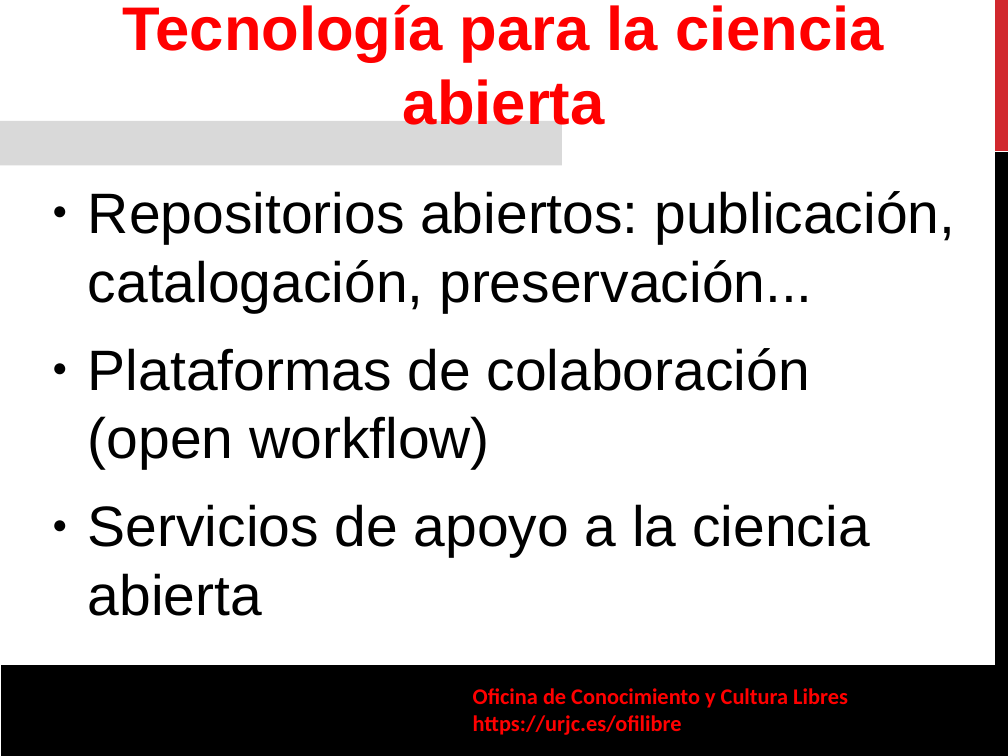
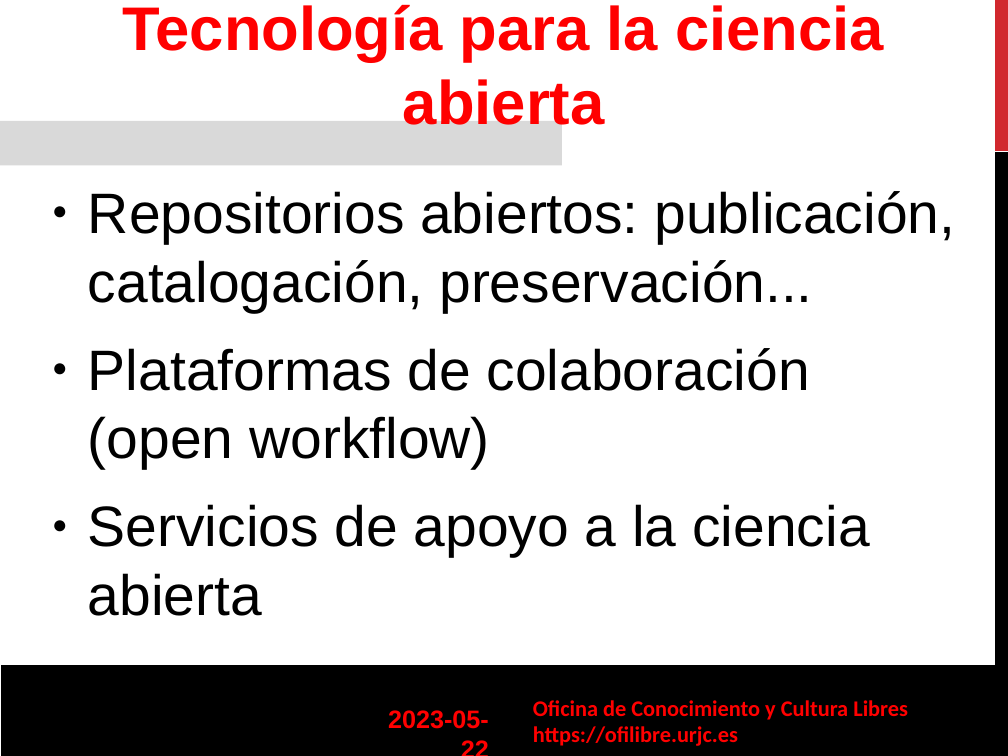
Before and after one commit to gabrielIzquierdo/OfiLibreGabri.github.io, a slide deck: slide 27 of static/transpas/ciencia-abierta/Ciencia_Abierta.odp (slide 26 before the commit). Drawn at 1008x756 pixels with LibreOffice and Linux fonts; fonts in the diff are those of the drawing; background and template pictures are left out. Boxes give left, top, right and bottom in pixels: in the first picture for what was removed or moved away, otherwise in the second. Text is boxed around its words. In the diff, an @@ line names an element or a change of style, - is before the commit and + after.

Commit message:
Actualizando la presención de ciencia abierta

```diff
--- a/static/transpas/ciencia-abierta/Ciencia_Abierta.odp
+++ b/static/transpas/ciencia-abierta/Ciencia_Abierta.odp
@@ text "Oficina de Conocimiento y Cultura ...": place and size @@
-text "Oficina de Conocimiento y Cultura ..." at (473, 688, 848, 735)
+text "Oficina de Conocimiento y Cultura ..." at (533, 700, 908, 746)
@@ text added at (388, 710, 489, 729), 18 pt, text #FF0000, bold @@
+2023-05-22
+27/40
@@ text at (533, 726, 738, 746): text changed @@
-https://urjc.es/ofilibre
+https://ofilibre.urjc.es
```
Also in this commit, not shown: 28 other slides changed, 3 slides added, 1 other file.
